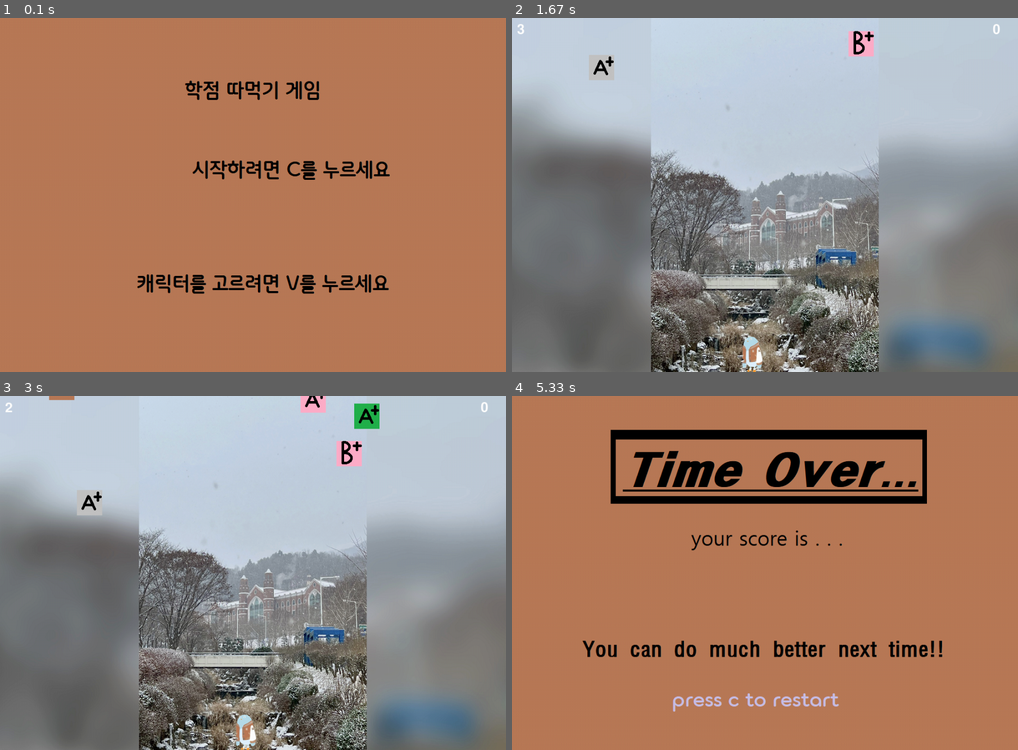
Above: before the commit, frames 1-4 (two rows, left to right).
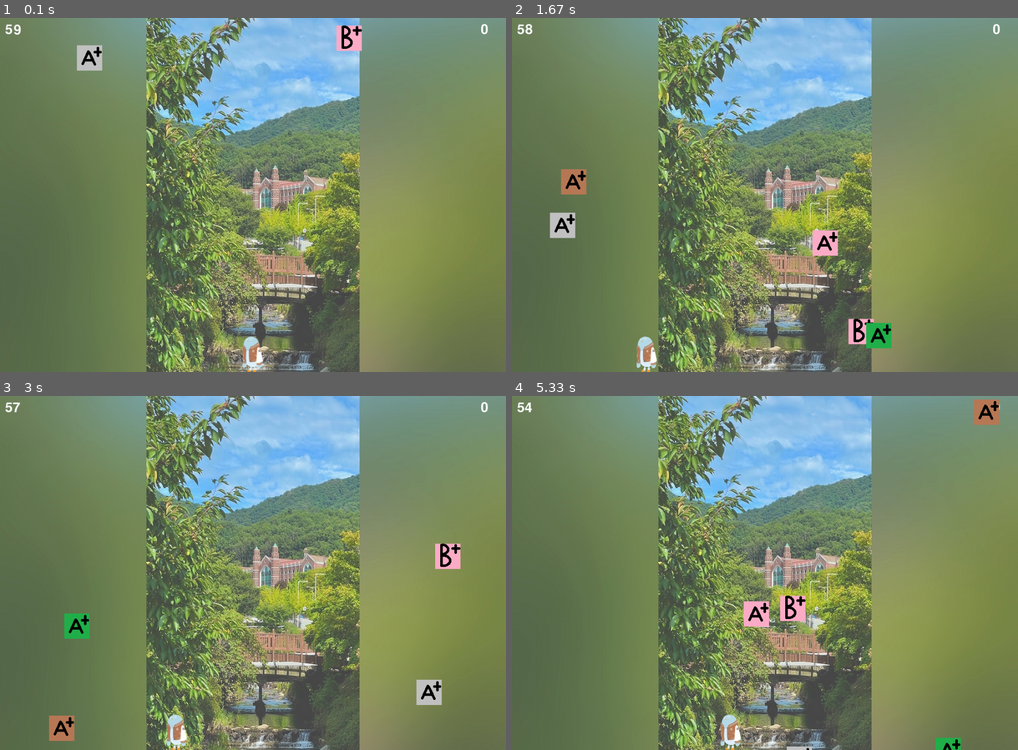
Above: after the commit, the same moments.

Repository: Burna0912/team_project
Game: pygame game, started from workspace/boo_pygame.py
Same seed, same stepped clock (60 frames per second), same inputs: the game is played once before the commit and once after it.
Inputs:
- Up to frame 1 (0.1 s): no input
- Up to frame 2 (1.67 s): tap C at 0.33 s; hold Left 0.67-1.2 s; hold Left 1.23-1.63 s; tap Space at 1.3, 1.6 s
- Up to frame 3 (3 s): hold Right 1.67-2.3 s; tap Space at 1.73, 2.03, 2.4, 2.7, 2.9 s; hold Left 2.33-2.8 s; hold Right from 2.83 s (still down)
- Up to frame 4 (5.33 s): tap Space at 3.2, 3.4, 3.7, 3.9, 4.2, 4.47, 4.77, 4.9, 5.2 s; release Right at 3.3 s; hold Right 3.33-3.8 s; hold Left 3.83-4.37 s; hold Left 4.4-4.8 s; hold Right from 4.83 s (still down)

The runs differ from the first frame. In frame 1, 100% of the frame differs, in the area x 0-100%, y 0-100%; in frame 2, 94%; in frame 3, 94%; in frame 4, 100%.

Commit message:
Revert "minor changes"

Diff:
--- a/workspace/boo_pygame.py
+++ b/workspace/boo_pygame.py
@@ -1,4 +1,3 @@
-
 import pygame
 import random
 
@@ -14,18 +13,12 @@
 # 화면 타이틀 설정
 pygame.display.set_caption("BOO GAME")
 
-GAME_START = 0
-GAME_PLAYING = 1
-GAME_OVER = 2
-game_state = GAME_START
-GameOver_screen = pygame.image.load("./../resource/images/game_over.png") #게임 오버 화면
-GameStart_screen = pygame.image.load("./../resource/images/game_start.png") #게임 시작 화면
 # FPS
 clock = pygame.time.Clock()
 
 background_1 = pygame.image.load("./../resource/images/BACK1.png") #1학기 배경
 background_2 = pygame.image.load("./../resource/images/BACK2.png") #2학기 배경
-
+GameOver = pygame.image.load("./../resource/images/game_over.png") #게임 오버
 
 BOO = pygame.image.load("./../resource/images/BOO.png") # 기본 부
 BOO_pink = pygame.image.load("./../resource/images/BOO_pink.png") #핑크색 부
@@ -95,15 +88,14 @@
 game_font = pygame.font.Font(None, 40)
 
 # 총 시간
-total_time = 5
+total_time = 60
 
 # 시작 시간
 start_ticks = pygame.time.get_ticks()
-boo_speed = 0.4 # 부 이동 속도 설정
 
 running = True
 while running:
-    dt = clock.tick(120)
+    dt = clock.tick(60)
 
     # 경과 시간 계산
     elapsed_time = (pygame.time.get_ticks() - start_ticks) / 1000
@@ -115,148 +107,121 @@
         if event.type == pygame.QUIT:
             running = False
 
+        # 키보드 입력 설정
         if event.type == pygame.KEYDOWN:
-            if game_state == GAME_START:
-                if event.key == pygame.K_c:  # C 키를 눌렀을 때 게임 시작
-                    game_state = GAME_PLAYING
-            elif game_state == GAME_OVER:
-                if event.key == pygame.K_c:  # C 키를 눌렀을 때 게임 재시작
-                    score = 0
-                    game_state = GAME_PLAYING
-                    start_ticks = pygame.time.get_ticks()
-                    # 게임 상태와 점수 등 초기화
-
-        if game_state == GAME_START:
-        # 게임 시작 화면 출력
-            screen.blit(GameStart_screen, (0, 0))
-
-        elif game_state == GAME_OVER:
-            screen.blit(GameOver_screen, (0, 0))
-
-        elif game_state == GAME_PLAYING:
-        # 게임 플레이 중일 때의 로직
-        # ...
-        # 키보드 입력 설정
-            if event.type == pygame.KEYDOWN:
-                if event.key == pygame.K_LEFT:
-                    to_x -= boo_speed
-                elif event.key == pygame.K_RIGHT:
-                    to_x += boo_speed
-
-
-            if event.type == pygame.KEYUP:
-                if event.key == pygame.K_LEFT or event.key == pygame.K_RIGHT:
-                    to_x = 0
-
-        # 부가 화면 밖으로 넘어가지 않도록 조치
-            if BOO_x_pos < 0:
-                BOO_x_pos = 0
-            elif BOO_x_pos > screen_width-BOO_width:
-                BOO_x_pos =screen_width-BOO_width
-
-            BOO_x_pos += to_x * dt
-
-        # 캐릭터 위치 정의 (좌, 우로만 움직이며 대쉬가 있음)
-            A_y_pos += A_speed * dt
-            if A_y_pos > screen_height:
-                A_y_pos = random.randint(-1000, 0)
-                A_x_pos = random.randint(0, screen_width - A_width)
-
-            B_y_pos += B_speed * dt
-            if B_y_pos > screen_height:
-                B_y_pos = random.randint(-500, 0)
-                B_x_pos = random.randint(0, screen_width - B_width)
-
-            C_y_pos += C_speed * dt
-            if C_y_pos > screen_height:
-                C_y_pos = random.randint(-250, 0)
-                C_x_pos = random.randint(0, screen_width - C_width)
-
-            D_y_pos += D_speed * dt
-            if D_y_pos > screen_height:
-                D_y_pos = random.randint(-125, 0)
-                D_x_pos = random.randint(0, screen_width - D_width)
-
-            F_y_pos += F_speed * dt
-            if F_y_pos > screen_height:
-                F_y_pos = 0
-                F_x_pos = random.randint(0, screen_width - F_width)
-
-
-        # 학점 위치 정의 (A+, B+, C+, D+, F마다 다르게 설정)
-
-        # 충돌 처리 (A+: 10점, B+: 7점, C+: 5점, D+: 3점, F: -5점)
-            BOO_rect = BOO.get_rect()
-            BOO_rect.left = BOO_x_pos
-            BOO_rect.top = BOO_y_pos
-
-            A_rect = A.get_rect()
-            A_rect.left = A_x_pos
-            A_rect.top = A_y_pos
-
-            B_rect = B.get_rect()
-            B_rect.left = B_x_pos
-            B_rect.top = B_y_pos
-
-            C_rect = C.get_rect()
-            C_rect.left = C_x_pos
-            C_rect.top = C_y_pos
-
-            D_rect = D.get_rect()
-            D_rect.left = D_x_pos
-            D_rect.top = D_y_pos
-
-            F_rect = F.get_rect()
-            F_rect.left = F_x_pos
-            F_rect.top = F_y_pos
-
-            if BOO_rect.colliderect(A_rect):
-                score += 10
-                A_y_pos = random.randint(-1000, 0)
-            elif BOO_rect.colliderect(B_rect):
-                score += 7
-                B_y_pos = random.randint(-500, 0)
-            elif BOO_rect.colliderect(C_rect):
-                score += 5
-                C_y_pos = random.randint(-250, 0)
-            elif BOO_rect.colliderect(D_rect):
-                score += 3
-                D_y_pos = random.randint(-125, 0)
-            elif BOO_rect.colliderect(F_rect):
-                score -= 5
-                F_y_pos = 0
-
-
-
-
-            if (total_time-elapsed_time) >30: #시간이 30초 이상 남았을 때 1학기 배경화면 출력
-                screen.blit(background_1,(0,0))
-                screen.blit(timer, (10, 10))
-                screen.blit(get_point, (screen_width-50, 10))
-            elif (total_time-elapsed_time) >0: #시간이 30초 이하 남았을 때 2학기 배경화면 출력
-                screen.blit(background_2,(0,0))
-                screen.blit(timer, (10, 10))
-                screen.blit(get_point, (screen_width-50, 10))
-            else:
-                BOO_x_pos = 10000 #남은 시간이 0 일 때 부를 화면에 뜨지 않도록 처리
-                A_x_pos, B_x_pos, C_x_pos, D_x_pos, F_x_pos = 10000, 10000, 10000, 10000, 10000
-                screen.blit(get_point, (screen_width/2, screen_height/2))
-                game_state = GAME_OVER
-
-            screen.blit(BOO_brown, (BOO_x_pos,BOO_y_pos)) #부를 화면에 출력
-            screen.blit(A, (A_x_pos, A_y_pos))
-            screen.blit(B, (B_x_pos, B_y_pos))
-            screen.blit(C, (C_x_pos, C_y_pos))
-            screen.blit(D, (D_x_pos, D_y_pos))
-            screen.blit(F, (F_x_pos, F_y_pos))
-
-
+            if event.key == pygame.K_LEFT:
+                to_x -= BOO_speed
+            elif event.key == pygame.K_RIGHT:
+                to_x += BOO_speed
+
+        if event.type == pygame.KEYUP:
+            if event.key == pygame.K_LEFT or event.key == pygame.K_RIGHT:
+                to_x = 0
+
+    # 부가 화면 밖으로 넘어가지 않도록 조치
+    if BOO_x_pos < 0:
+        BOO_x_pos = 0
+    elif BOO_x_pos > screen_width-BOO_width:
+        BOO_x_pos =screen_width-BOO_width
+
+    BOO_x_pos += to_x * dt
+
+    # 캐릭터 위치 정의 (좌, 우로만 움직이며 대쉬가 있음)
+    A_y_pos += A_speed * dt
+    if A_y_pos > screen_height:
+        A_y_pos = random.randint(-1000, 0)
+        A_x_pos = random.randint(0, screen_width - A_width)
+
+    B_y_pos += B_speed * dt
+    if B_y_pos > screen_height:
+        B_y_pos = random.randint(-500, 0)
+        B_x_pos = random.randint(0, screen_width - B_width)
+
+    C_y_pos += C_speed * dt
+    if C_y_pos > screen_height:
+        C_y_pos = random.randint(-250, 0)
+        C_x_pos = random.randint(0, screen_width - C_width)
+
+    D_y_pos += D_speed * dt
+    if D_y_pos > screen_height:
+        D_y_pos = random.randint(-125, 0)
+        D_x_pos = random.randint(0, screen_width - D_width)
+
+    F_y_pos += F_speed * dt
+    if F_y_pos > screen_height:
+        F_y_pos = 0
+        F_x_pos = random.randint(0, screen_width - F_width)
+
+
+    # 학점 위치 정의 (A+, B+, C+, D+, F마다 다르게 설정)
+
+    # 충돌 처리 (A+: 10점, B+: 7점, C+: 5점, D+: 3점, F: -5점)
+    BOO_rect = BOO.get_rect()
+    BOO_rect.left = BOO_x_pos
+    BOO_rect.top = BOO_y_pos
+
+    A_rect = A.get_rect()
+    A_rect.left = A_x_pos
+    A_rect.top = A_y_pos
+
+    B_rect = B.get_rect()
+    B_rect.left = B_x_pos
+    B_rect.top = B_y_pos
+
+    C_rect = C.get_rect()
+    C_rect.left = C_x_pos
+    C_rect.top = C_y_pos
+
+    D_rect = D.get_rect()
+    D_rect.left = D_x_pos
+    D_rect.top = D_y_pos
+
+    F_rect = F.get_rect()
+    F_rect.left = F_x_pos
+    F_rect.top = F_y_pos
+
+    if BOO_rect.colliderect(A_rect):
+        score += 10
+        A_y_pos = random.randint(-1000, 0)
+    elif BOO_rect.colliderect(B_rect):
+        score += 7
+        B_y_pos = random.randint(-500, 0)
+    elif BOO_rect.colliderect(C_rect):
+        score += 5
+        C_y_pos = random.randint(-250, 0)
+    elif BOO_rect.colliderect(D_rect):
+        score += 3
+        D_y_pos = random.randint(-125, 0)
+    elif BOO_rect.colliderect(F_rect):
+        score -= 5
+        F_y_pos = 0
+
+
+
+
+    if (total_time-elapsed_time) >30: #시간이 30초 이상 남았을 때 1학기 배경화면 출력
+        screen.blit(background_1,(0,0))
+        screen.blit(timer, (10, 10))
+        screen.blit(get_point, (screen_width-50, 10))
+    elif (total_time-elapsed_time) >0: #시간이 30초 이하 남았을 때 2학기 배경화면 출력
+        screen.blit(background_2,(0,0))
+        screen.blit(timer, (10, 10))
+        screen.blit(get_point, (screen_width-50, 10))
+    else:
+        BOO_x_pos = 10000 #남은 시간이 0 일 때 부를 화면에 뜨지 않도록 처리
+        A_x_pos, B_x_pos, C_x_pos, D_x_pos, F_x_pos = 10000, 10000, 10000, 10000, 10000
+        screen.blit(GameOver,(0,0)) #남은 시간이 0 일 때 게임오버 화면 출력
+        screen.blit(get_point, (screen_width/2, screen_height/2))
+
+    screen.blit(BOO_brown, (BOO_x_pos,BOO_y_pos)) #부를 화면에 출력
+    screen.blit(A, (A_x_pos, A_y_pos))
+    screen.blit(B, (B_x_pos, B_y_pos))
+    screen.blit(C, (C_x_pos, C_y_pos))
+    screen.blit(D, (D_x_pos, D_y_pos))
+    screen.blit(F, (F_x_pos, F_y_pos))
 
     pygame.display.update()
 
-
 pygame.quit()
 
-
-
 # 원격 업로드 실험
Binary file removed: resource/images/brown_right_1.png
Binary file changed: resource/images/game_over.png
Binary file removed: resource/images/game_start.png
Binary file removed: resource/images/normal_right_1.png
Binary file removed: resource/images/pink_right_1.png
Binary file removed: resource/images/sky_right_1.png
Not shown, removed: workspace/boo_origin
